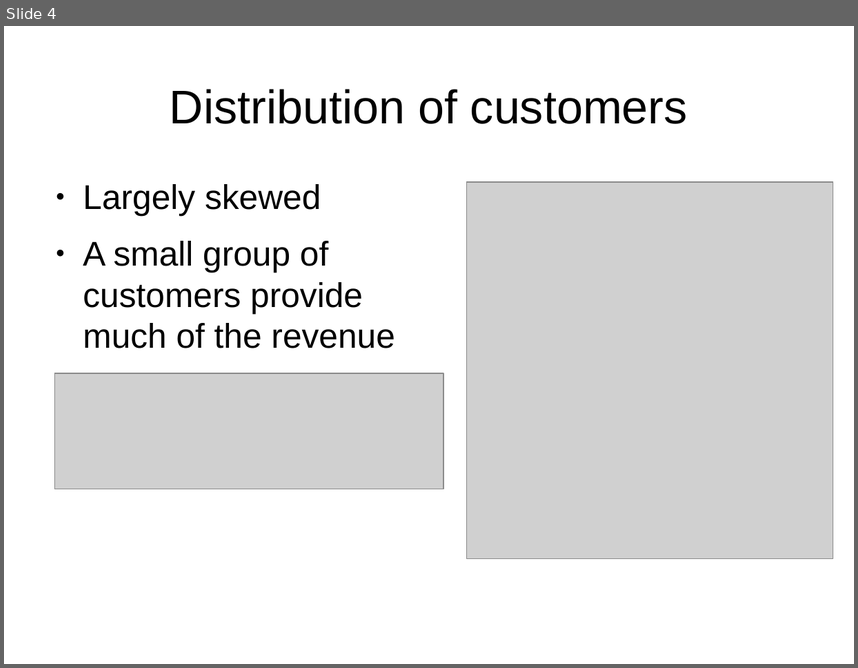
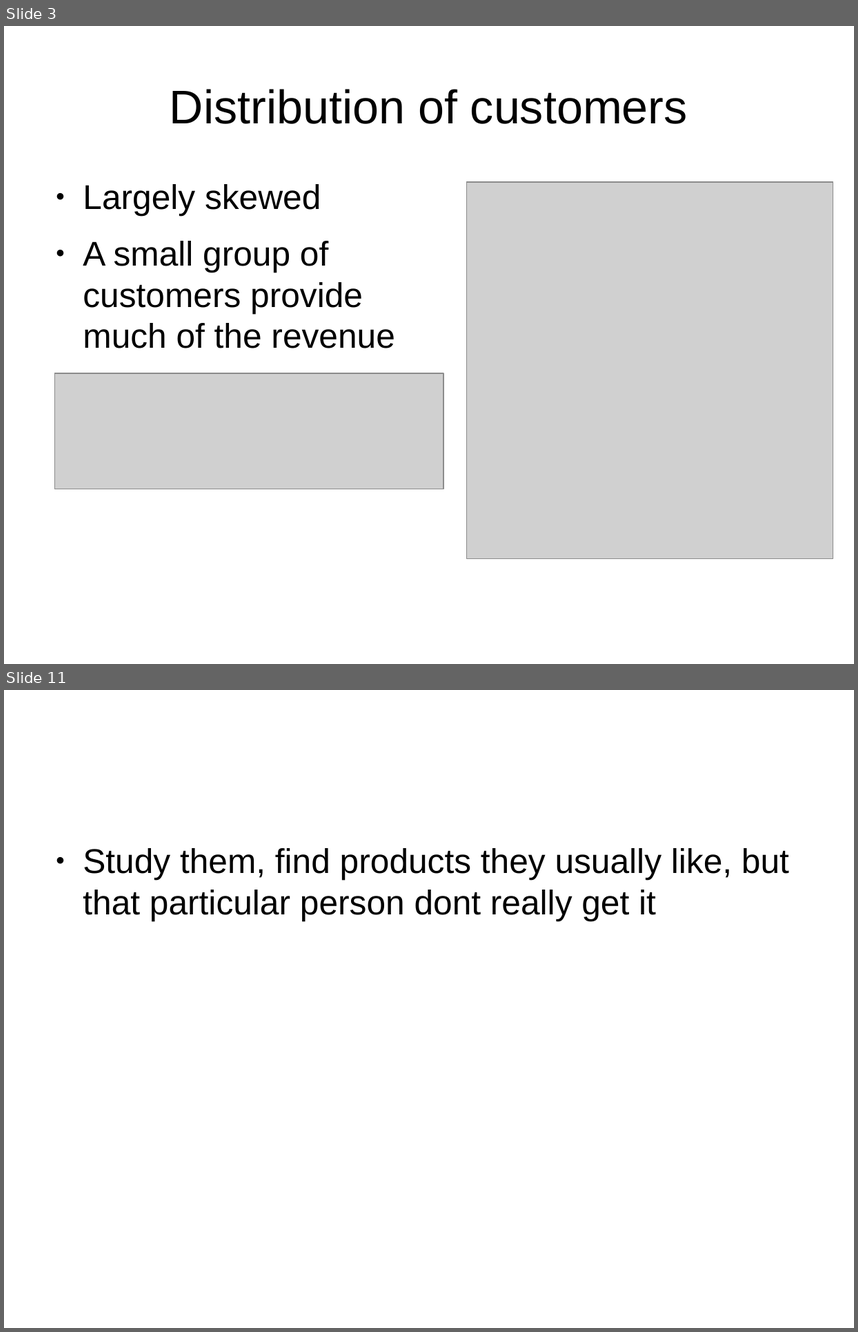
Before and after one commit to leexa90/E-commece-Data-Science, a slide deck: Present.odp. Shown one above the other, each under a label of ours: slide 4 before the commit, slides 3 and 11 after it; the slides between them are not shown. The pictures are 858x668 and 858x1332 pixels, drawn with LibreOffice and Linux fonts; fonts in the diff are those of the drawing; grey boxes stand for pictures. Boxes give left, top, right and bottom in pixels: in the first picture for what was removed or moved away, otherwise in the second. Text is boxed around its words. In the diff, an @@ line names an element or a change of style, - is before the commit and + after.

```diff
--- a/Present.odp
+++ b/Present.odp
@@ slide 11 added at (4,690,854,1328), background #FFFFFF @@
@@ text added at (83,848,789,921), 32 pt, text #000000 @@
+● Study them, find products they usually like, but that particular person dont really get it
@@ what was slide 4 is now slide 3 @@
```
Also in this commit, not shown: 3 slides changed, 5 other slides added, 4 slides removed, 2 other files.
